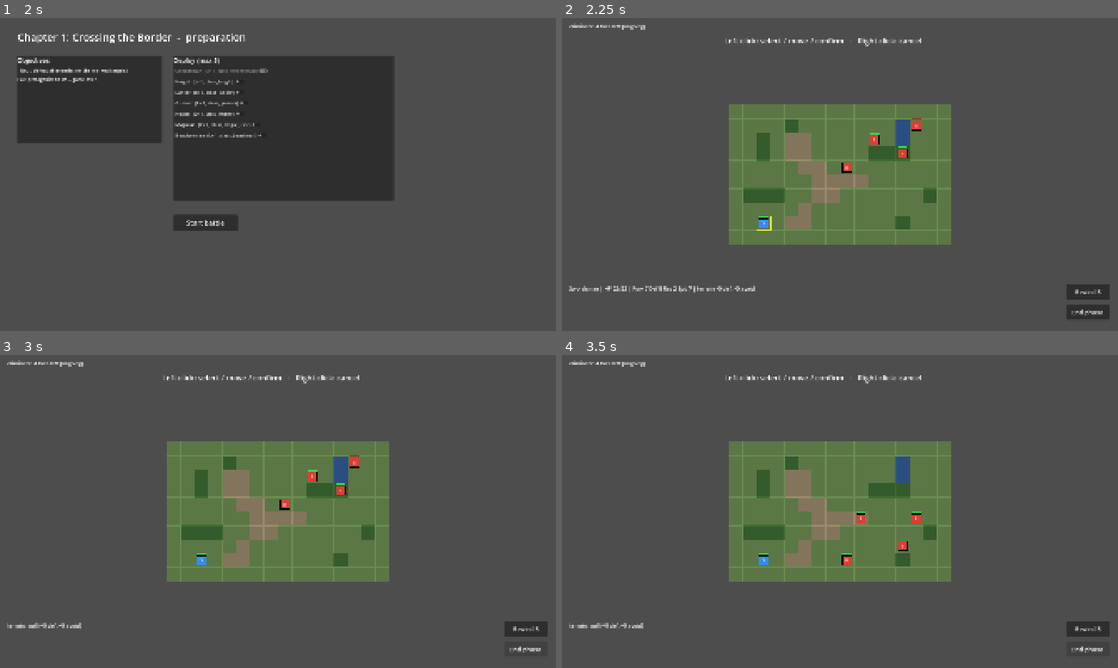
Above: before the commit, frames 1-4 (two rows, left to right).
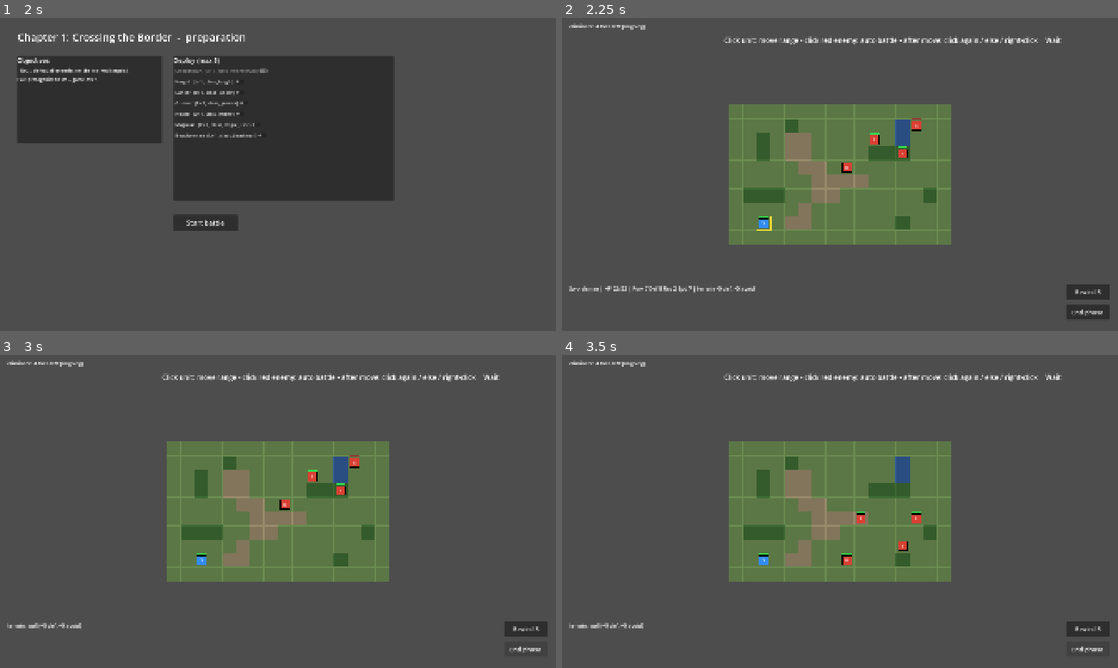
Above: after the commit, the same moments.

Repository: namtit2932k/project-x
Game: Godot game, scene res://src/scenes/main/main.tscn
Two runs of this game, one before a commit and one after it. Both use one fixed random seed, a clock stepped at 60 frames per second and the inputs below.
Inputs:
- Up to frame 1 (2 s): click "New campaign" at 0.5 s; click "Skip scene" at 1.25 s
- Up to frame 2 (2.25 s): click "Start battle" at 2 s
- Up to frame 3 (3 s): click "End phase" at 2.75 s
- Up to frame 4 (3.5 s): no input

Frame 1 is identical in both runs. In frame 2, 0.7% of the frame differs, in the area x 29-90%, y 5-10%; in frame 3, 0.7%; in frame 4, 0.7%.

Commit message:
feat(battle): streamlined combat flow - red-only range after move, click-to-fight, no attack/wait buttons
Melee shows 1 red tile, ranged classes reach further per ClassDef. Clicking an enemy
on a red tile now jumps straight into the combat screen (same CombatResolver math);
HP updates on the map as soon as the screen closes. Wait is committed by clicking
the unit again, any other tile, or right-click after moving. Forecast panel removed
from the UI (forecast() kept as the shared dry-run). Rule tests 51/51, AI smoke 10/10.

🤖 Generated with Codebuff
Co-Authored-By: Codebuff <noreply@codebuff.com>

Diff:
--- a/src/scenes/battle/battle_scene.gd
+++ b/src/scenes/battle/battle_scene.gd
@@ -21,7 +21,6 @@
 var _info_label: Label
 var _hint_label: Label
 var _action_menu: VBoxContainer
-var _forecast_panel: PanelContainer
 var _combat_layer: CanvasLayer
 var _rewind_button: Button
 var _end_turn_button: Button
@@ -53,7 +52,7 @@
 	_info_label.position = Vector2(24, 920)
 	_info_label.size = Vector2(700, 60)
 
-	_hint_label = UIBuilder.label(_ui_root(), "Left click: select / move / confirm   -   Right click: cancel", 26)
+	_hint_label = UIBuilder.label(_ui_root(), "Click unit: move range - click red enemy: auto battle - after move: click again / else / right-click = Wait", 24)
 	_hint_label.position = Vector2(560, 60)
 
 	_end_turn_button = UIBuilder.button(_ui_root(), "End phase", 22)
@@ -72,11 +71,7 @@
 	_action_menu.visible = false
 	_ui_root().add_child(_action_menu)
 
-	_forecast_panel = PanelContainer.new()
-	_forecast_panel.visible = false
-	_forecast_panel.position = Vector2(1400, 300)
-	_forecast_panel.custom_minimum_size = Vector2(480, 240)
-	_ui_root().add_child(_forecast_panel)
+
 
 
 func _canvas() -> CanvasLayer:
@@ -136,8 +131,15 @@
 			if unit != null:
 				_select_unit(unit)
 		Mode.UNIT_SELECTED:
+			# Click địch trong ô đỏ (tính từ vị trí hiện tại) = vào màn giao chiến ngay.
+			var standing_target := _target_at(cell)
+			if standing_target != "":
+				_commit_attack(standing_target)
+				return
 			var sel := _selected()
 			if unit != null and unit.id == selected_unit_id:
+				if sel != null and sel.moved:
+					_do_wait()   # click lại chính mình sau khi đã move = chốt hành động
 				return
 			if sel != null and sel.faction_id in director.player_factions and not sel.acted and not sel.moved:
 				var move_cells := MovementHandler.compute_move_cells(director.state, sel)
@@ -149,14 +151,23 @@
 			else:
 				_cancel_selection()
 		Mode.TARGET_SELECT:
+			# Sau khi move: chỉ hiển thị ô đỏ; click địch = đánh, click ô khác = kết thúc hành động.
 			var target_id := _target_at(cell)
 			if target_id != "":
-				_show_forecast(target_id)
-			else:
-				_cancel_selection()
+				_commit_attack(target_id)
+				return
+			var sel2 := _selected()
+			if sel2 != null and sel2.moved:
+				_do_wait()
+				return
+			_cancel_selection()
 
 
 func _on_right_click(cell: Vector2i) -> void:
+	var sel := _selected()
+	if sel != null and sel.moved and not sel.acted and mode != Mode.BUSY:
+		_do_wait()   # right click sau khi move = chốt Wait
+		return
 	_cancel_selection()
 
 
@@ -167,7 +178,6 @@
 	selected_unit_id = ""
 	active_targets.clear()
 	_hide_action_menu()
-	_hide_forecast()
 	_refresh_overlays()
 
 
@@ -179,11 +189,28 @@
 
 func _select_unit(unit: UnitState) -> void:
 	selected_unit_id = unit.id
-	mode = Mode.UNIT_SELECTED if unit.faction_id in director.player_factions and not unit.acted and director.state.phase == BattleState.PHASE_PLAYER else Mode.IDLE
-	# Any unit selection shows its ranges (brief: player, enemy and NPC selectable).
+	active_targets.clear()
+	if unit.faction_id in director.player_factions and not unit.acted and director.state.phase == BattleState.PHASE_PLAYER:
+		# Targets tính từ vị trí hiện tại; unit đã move (đang chờ hành động) vào TARGET_SELECT luôn.
+		active_targets = _compute_targets_for(director.state, unit)
+		mode = Mode.TARGET_SELECT if unit.moved else Mode.UNIT_SELECTED
+		_show_action_menu(unit)
+	else:
+		mode = Mode.IDLE
 	_refresh_overlays()
-	_show_action_menu(unit)
 	_update_hover_info()
+
+
+## Targets hợp lệ của unit tại vị trí hiện tại (carrier move-only => không có target).
+func _compute_targets_for(state: BattleState, unit: UnitState) -> Dictionary:
+	if not _move_only_constraint(unit).is_empty():
+		return {}
+	var reach := MovementHandler.compute_move_cells(state, unit)
+	reach[unit.pos] = 0.0
+	var out := {}
+	for target_id in RangeHandler.compute_targets(state, unit, reach):
+		out[target_id] = state.units[target_id].pos
+	return out
 
 
 func _commit_move(cell: Vector2i) -> void:
@@ -193,9 +220,8 @@
 		return
 	mode = Mode.BUSY
 	if director.commit("move", {"unit_id": sel.id, "cell": cell}):
-		mode = Mode.UNIT_SELECTED
+		_enter_target_select()   # move xong: chỉ còn ô đỏ tầm đánh
 		_refresh_overlays()
-		_show_action_menu(sel)
 	else:
 		mode = Mode.IDLE
 	_refresh_rewind_button()
@@ -205,19 +231,18 @@
 	_hide_action_menu()
 	if unit.faction_id not in director.player_factions or unit.acted or director.state.phase != BattleState.PHASE_PLAYER:
 		return
-	var constraint := _move_only_constraint(unit)
+	# Không còn nút Attack/Wait: click địch trong ô đỏ để đánh, click lại (hoặc ô khác/
+	# right click) sau khi move để hoàn tác hành động bằng Wait. Menu chỉ còn skill.
+	for skill_id in unit.skill_ids:
+		var skill := DataRegistry.get_data("skills", skill_id)
+		if skill == null or _find_skill_target(unit, skill) == null:
+			continue
+		var sk := UIBuilder.button(_action_menu, "skill: " + skill_id, 16)
+		sk.pressed.connect(func() -> void: _use_skill(skill_id))
+	if _action_menu.get_child_count() == 0:
+		return
 	_action_menu.visible = true
 	_action_menu.position = map_view.cell_to_global(unit.pos) + Vector2(30, -60)
-	if constraint.is_empty() and _has_targets(unit):
-		var atk := UIBuilder.button(_action_menu, "Attack", 18)
-		atk.pressed.connect(func() -> void: _enter_target_select())
-	for skill_id in unit.skill_ids:
-		var sk := UIBuilder.button(_action_menu, "skill: " + skill_id, 16)
-		sk.pressed.connect(func() -> void: _use_skill(skill_id))
-	if not unit.skill_ids.is_empty() and _has_skill_targets(unit):
-		pass
-	var wait := UIBuilder.button(_action_menu, "Wait", 18)
-	wait.pressed.connect(func() -> void: _do_wait())
 
 
 func _move_only_constraint(unit: UnitState) -> Dictionary:
@@ -230,16 +255,10 @@
 
 
 func _enter_target_select() -> void:
-	_hide_forecast()
 	var sel := _selected()
 	if sel == null:
 		return
-	active_targets.clear()
-	var unit: UnitState = director.state.units[sel.id]
-	var reach := MovementHandler.compute_move_cells(director.state, unit)
-	reach[unit.pos] = 0.0
-	for target_id in RangeHandler.compute_targets(director.state, unit, reach):
-		active_targets[target_id] = director.state.units[target_id].pos
+	active_targets = _compute_targets_for(director.state, _selected())
 	mode = Mode.TARGET_SELECT
 
 
@@ -286,55 +305,19 @@
 	return best
 
 
-func _has_targets(unit: UnitState) -> bool:
-	var reach := MovementHandler.compute_move_cells(director.state, unit)
-	reach[unit.pos] = 0.0
-	return not RangeHandler.compute_targets(director.state, unit, reach).is_empty()
-
-
-func _has_skill_targets(unit: UnitState) -> bool:
-	var skill := DataRegistry.get_data("skills", unit.skill_ids[0]) if not unit.skill_ids.is_empty() else null
-	return skill != null and _find_skill_target(unit, skill) != null
-
-
-# ------------------------------------------------------------------ forecast
+
 
 var _last_strikes: Array = []
-var _forecast_active := false
-
-
-func _show_forecast(target_id: String) -> void:
-	var sel := _selected()
-	var target: UnitState = director.state.units[target_id]
-	var f := CombatResolver.forecast(director.state, sel, target)
-	for child in _forecast_panel.get_children():
-		child.queue_free()
-	var v := UIBuilder.vbox(_forecast_panel, 4)
-	UIBuilder.label(v, "Forecast: %s  vs  %s" % [sel.display_name, target.display_name], 18)
-	var a0: Dictionary = f["sequence"][0]
-	UIBuilder.label(v, "%s: %d dmg  %d%% hit  %d%% crit" % [sel.display_name, int(a0["damage"]), int(a0["hit_pct"]), int(a0["crit_pct"])], 16)
-	if bool(f["can_counter"]):
-		var a1: Dictionary = f["sequence"][1]
-		UIBuilder.label(v, "counter: %d dmg  %d%% hit  %d%% crit" % [int(a1["damage"]), int(a1["hit_pct"]), int(a1["crit_pct"])], 16)
-	var row := HBoxContainer.new()
-	v.add_child(row)
-	var ok := UIBuilder.button(row, "Confirm", 18)
-	var cancel := UIBuilder.button(row, "Cancel", 18)
-	_forecast_panel.visible = true
-	ok.pressed.connect(func() -> void: _commit_attack(target_id))
-	cancel.pressed.connect(func() -> void:
-		_hide_forecast()
-		mode = Mode.TARGET_SELECT)
-
-
-func _hide_forecast() -> void:
-	_forecast_panel.visible = false
-
-
+
+
+## Click địch trong ô đỏ = vào màn giao chiến ngay (theo luồng tương tác chốt);
+## CombatResolver vẫn là nguồn tính duy nhất, state HP đã cập nhật ngay tại commit.
 func _commit_attack(target_id: String) -> void:
 	var sel := _selected()
+	if sel == null or sel.carried_item != "":   # carrier GetData move-only
+		return
 	mode = Mode.BUSY
-	_hide_forecast()
+	_hide_action_menu()
 	_last_strikes.clear()
 	director.commit("attack", {"unit_id": sel.id, "target_id": target_id})
 	await _play_combat(_last_strikes.duplicate(true))
@@ -532,7 +515,7 @@
 	active_targets.clear()
 	mode = Mode.IDLE
 	_hide_action_menu()
-	_hide_forecast()
+	map_view.queue_redraw()   # HP/acted cập nhật ngay trên bản đồ sau khi màn giao chiến đóng
 	_refresh_overlays()
 	_refresh_rewind_button()
 	if not director.state.battle_over.is_empty():
--- a/tests/run_tests.gd
+++ b/tests/run_tests.gd
@@ -20,6 +20,7 @@
 	await test_main_swap_battle()
 	await test_end_phase_enemy_acts()
 	await test_second_move_blocked()
+	await test_click_attack_auto()
 	print("\n%d checks, %d failures" % [checks, failures])
 	get_tree().quit(1 if failures > 0 else 0)
 
@@ -50,7 +51,39 @@
 	DataRegistry._cache["bonds"].erase("test_pair_s")
 
 
-## Hồi quy: một unit chỉ di chuyển MỘT lần mỗi phase — move thứ hai bị chặn dù chưa acted.
+## Hồi quy luồng tương tác mới: không có nút Attack/Wait; click địch trong ô đỏ = auto combat.
+func test_click_attack_auto() -> void:
+	GameState.new_game()
+	GameState.build_roster()
+	var main: Node = load("res://src/scenes/main/main.gd").new()
+	add_child(main)
+	var chapter := GameState.current_chapter()
+	var map := DataRegistry.get_map(String(chapter.map_id))
+	var director := BattleDirector.new()
+	director.setup(map, {"unit_swordsman": map.deploy_cells[0]}, "normal")
+	var battle := BattleScene.new()
+	battle.setup(director)
+	main._swap_to(battle)
+	await get_tree().process_frame
+	var defender := _spawn(director.state, "dummy_foe", "faction_rebel_ch01", map.deploy_cells[0] + Vector2i(1, 0))
+	var combat_calls := [0]
+	EventBus.combat_resolved.connect(func(_s: Array) -> void: combat_calls[0] += 1)
+	var hero: UnitState = director.state.units["unit_swordsman"]
+	battle._on_left_click(hero.pos)                 # select — không có menu Attack/Wait
+	assert_true(battle._action_menu.get_child_count() == 0, "auto combat: no attack/wait buttons in menu")
+	var hp_before: int = defender.hp
+	battle._on_left_click(defender.pos)             # click địch trong ô đỏ → auto battle
+	assert_true(battle.mode == BattleScene.Mode.BUSY, "auto combat: combat screen starts immediately")
+	await get_tree().create_timer(4.0).timeout
+	await get_tree().process_frame
+	assert_true(combat_calls[0] >= 1, "auto combat: resolver strike list was played")
+	assert_true(hero.acted == true, "auto combat: attacker committed after the fight")
+	assert_true(battle.mode == BattleScene.Mode.IDLE, "auto combat: flow returns to idle after combat screen")
+	assert_true(defender.hp <= hp_before and defender.hp >= 0, "auto combat: defender HP updated on the map state")
+	main.queue_free()
+
+
+## Hồi quy: một unit chỉ di chuyển MỘT lần mỗi phase — move thứ hai bị chặn dù chưa acted."
 func test_second_move_blocked() -> void:
 	GameState.new_game()
 	GameState.build_roster()
Not shown, changed: AGENTS.md
Not shown, changed: docs/how_to_run.md
Not shown, changed: docs/tech_decisions.md
